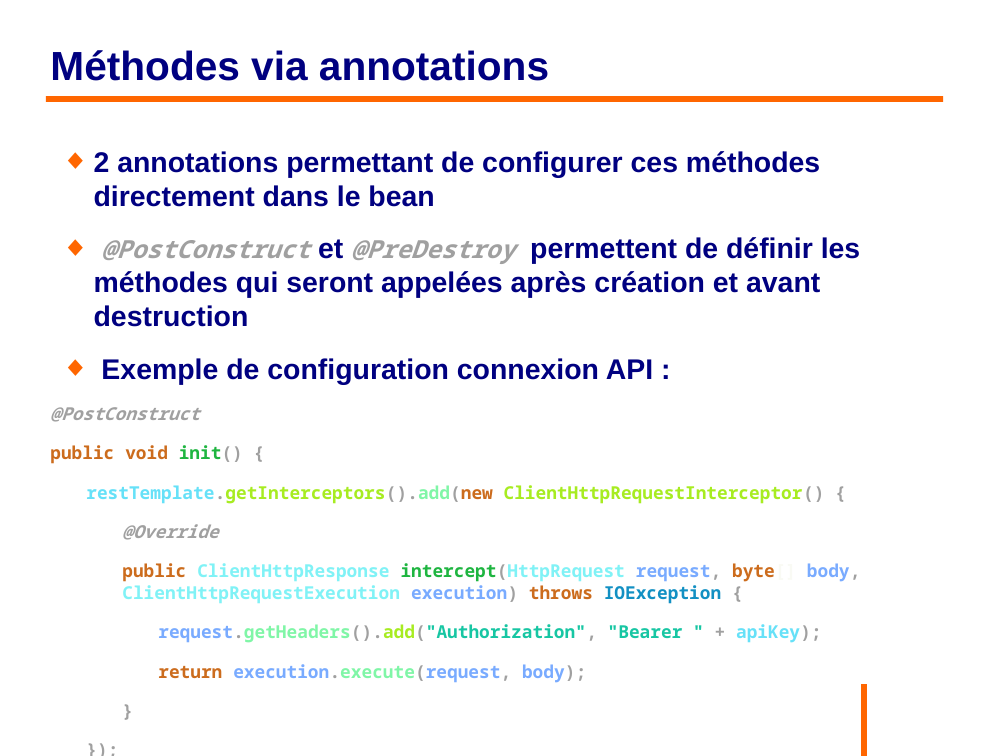
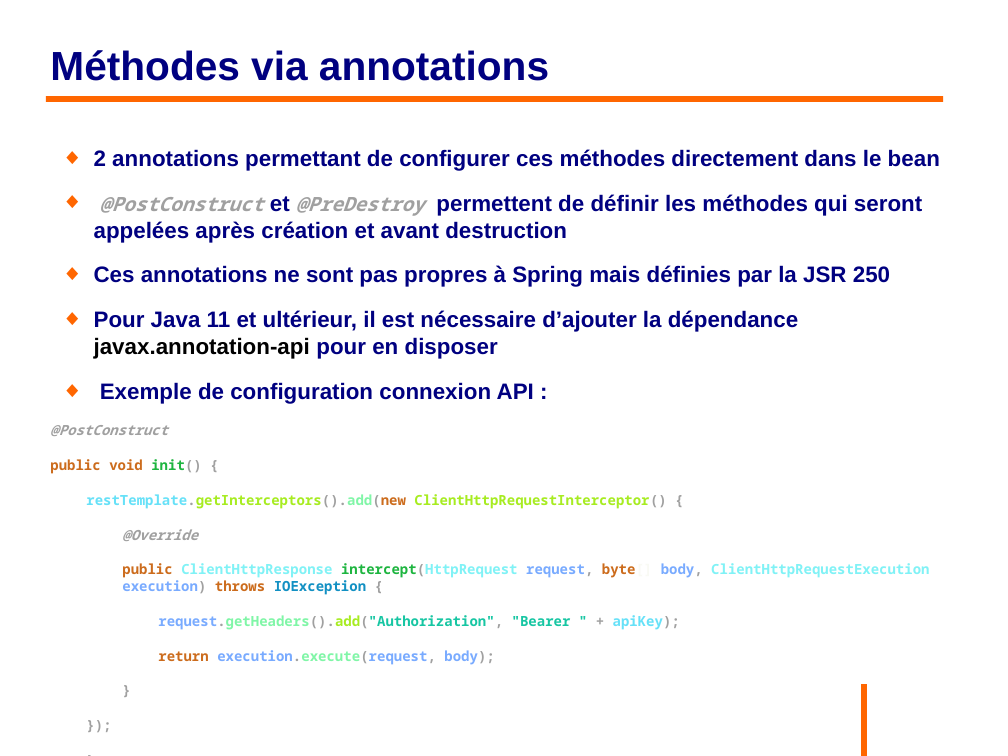
Before and after one commit to philphils/formation-spring, a slide deck: slide 116 of Documentation/diapo_formation_spring.odp. Drawn at 1008x756 pixels with LibreOffice and Linux fonts; fonts in the diff are those of the drawing; background and template pictures are left out. Boxes give left, top, right and bottom in pixels: in the first picture for what was removed or moved away, otherwise in the second. Text is boxed around its words. In the diff, an @@ line names an element or a change of style, - is before the commit and + after.

```diff
--- a/Documentation/diapo_formation_spring.odp
+++ b/Documentation/diapo_formation_spring.odp
@@ text at bbox=[50, 149, 940, 665]: size 22.4 to 17.6 pt in "2 annotations permettant de configurer ces méthodes ...", "et permettent de définir les méthodes qui ...", "Exemple de configuration connexion API :"; size 19.6 to 15.4 pt in "@PostConstruct @PreDestroy"; size 14 to 11 pt in "@PostConstruct", "public void init() {", "restTemplate.getInterceptors().add(new ClientHttpRequestInte ...", "@Override" and 6 more places @@
@@ text at bbox=[94, 265, 890, 359]: paragraphs added @@
+◆ Ces annotations ne sont pas propres à Spring mais définies par la JSR 250
+◆ Pour Java 11 et ultérieur, il est nécessaire d’ajouter la dépendance javax.annotation-api pour en disposer
```
Also in this commit, not shown: 23 other slides changed.
